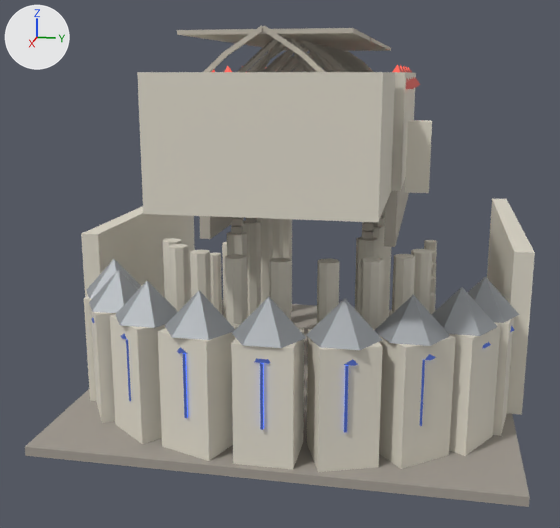
Two versions of the Blender file assets/maps/notre_dame/blender/04_choir_apse.blend, one commit apart.
Rendered twice from a 50 mm camera at (117.2, 12.2, 29.9) aimed at (43.5, -2.6, 11.5). Arrows for +X, +Y and +Z are at upper left; the lights stay in place. The picture after the commit comes second. Objects named as collision shapes, trigger or cutter boxes, shadow casters or lower levels of detail are left out.

In view in the first picture: 'choir_apse_glassblue_nocol', 'choir_apse_lead_nocol', 'choir_apse_stone', 'choir_apse_stonedark', 'choir_apse_stoneshaded', 'choir_apse_stoneshaded_nocol' and 1 more.
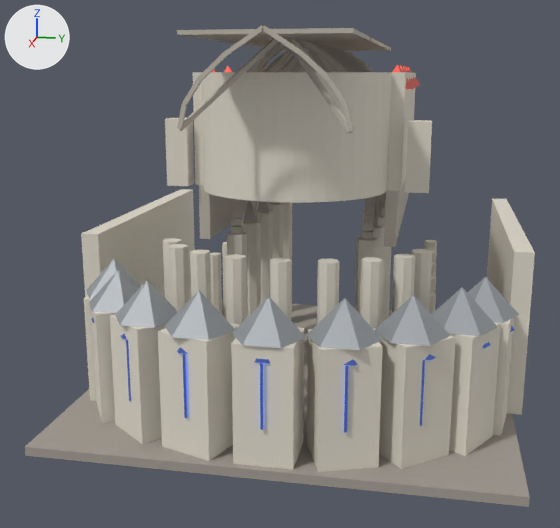
Location of each change, (x1, y1, x2, y2) in pixels of the pictures (560 x 528 px):
part 1 of me_choir_apse_stone_mesh, cut back: before (137, 72, 395, 222); after (201, 72, 391, 203)

The change, as a list of edits to the scene's bpy script:
```text
Change me_choir_apse_stone_mesh:
    used by ob_choir_apse_stone; location = (0.0, 0.0, 0.0)
    remove me_choir_apse_stone_mesh.from_pydata(...)  # 720 vertices, 482 faces; spans x 19.2..64.5, y -20.9..20.9, z 0.0..30.0
    add me_choir_apse_stone_mesh.from_pydata(...)  # 796 vertices, 558 faces; spans x 19.2..63.2, y -20.9..20.9, z 0.0..30.0
    me_choir_apse_stone_mesh part 1
    6 vertices are removed from x 50.0..64.5, y -8.5..8.5, z 20.0..30.0
    6 faces are deleted
    2 vertices move from x 50.0, y -8.5, z 20.0..30.0 to x 49.2, y -7.3, z 20.0..30.0
    41 vertices are added at x 49.2..57.4, y -8.1..8.1, z 20.0
    41 new vertices lie (0.0, 0.0, 10.0) away from vertices in x 49.2..57.4, y -8.1..8.1, z 20.0
    82 new faces join them
```
